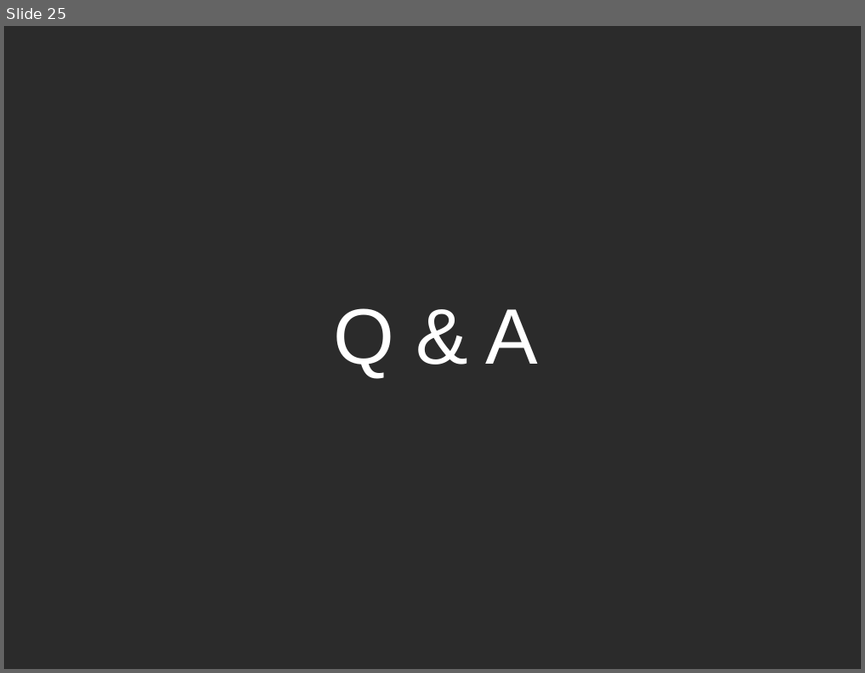
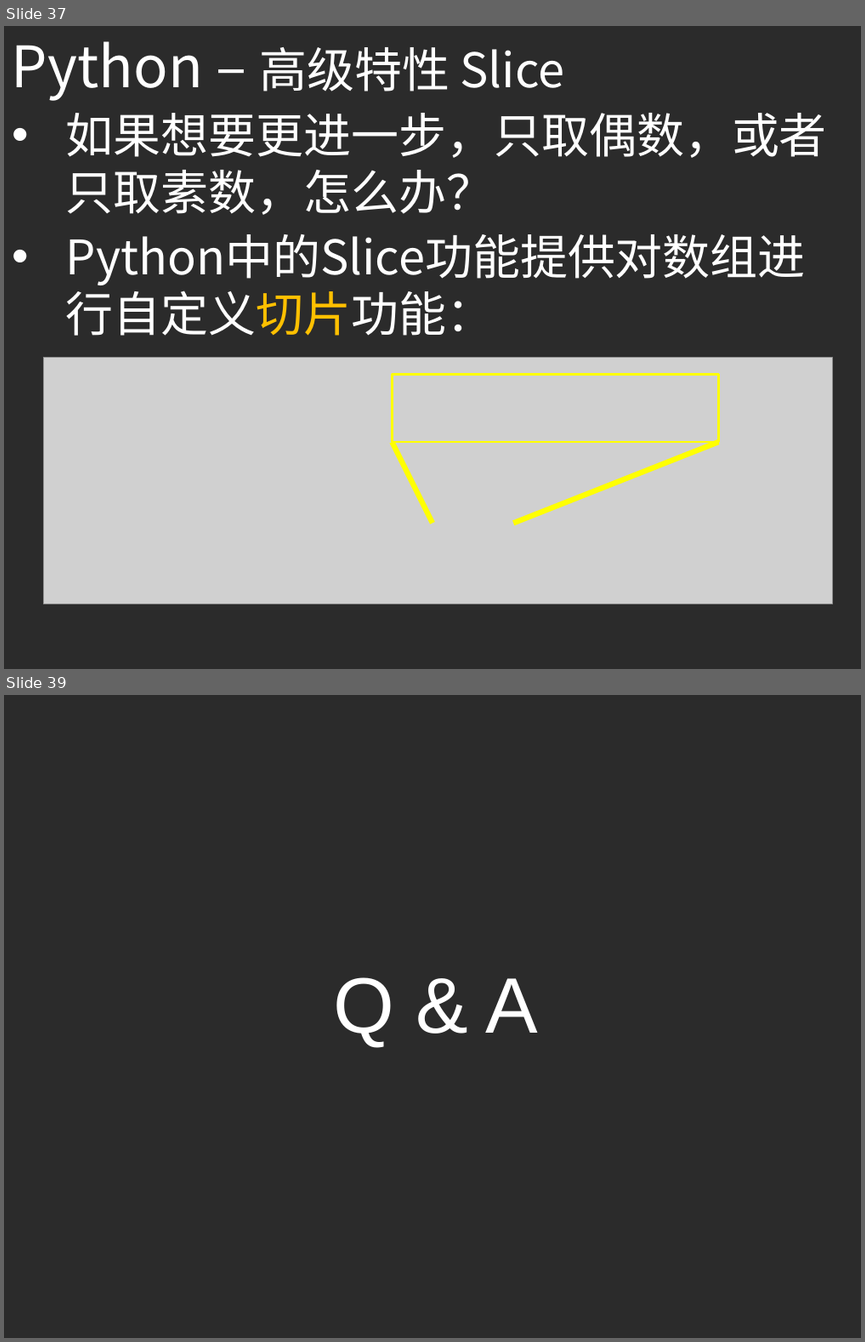
Before and after one commit to ouriris/ml-course, a slide deck: chapter.1/ppt/ML_CH1_Python_Basic.pptx. Shown one above the other, each under a label of ours: slide 25 before the commit, slides 37 and 39 after it; the slides between them are not shown. The pictures are 865x673 and 865x1342 pixels, drawn with LibreOffice and Linux fonts; fonts in the diff are those of the drawing; grey boxes stand for pictures; background and template pictures are left out; a plain dark background stands for a picture behind light text. Boxes give left, top, right and bottom in pixels: in the first picture for what was removed or moved away, otherwise in the second. Text is boxed around its words. In the diff, an @@ line names an element or a change of style, - is before the commit and + after.

Commit message:
Update Ch1 ppt, add python basic

```diff
--- a/chapter.1/ppt/ML_CH1_Python_Basic.pptx
+++ b/chapter.1/ppt/ML_CH1_Python_Basic.pptx
@@ slide 37 added at bbox=[4, 26, 861, 669], background picture (left out) @@
@@ text added at bbox=[12, 41, 565, 101], 40 pt, text #FFFFFF @@
+Python – 高级特性 Slice
@@ text added at bbox=[66, 113, 827, 215], 40 pt, text #FFFFFF @@
+• 如果想要更进一步，只取偶数，或者只取素数，怎么办？
+• Python中的Slice功能提供对数组进行自定义切片功能：
@@ picture added at bbox=[43, 357, 832, 603] @@
@@ rectangle added at bbox=[392, 374, 719, 442], outline #FFFF00 2 pt @@
@@ line added from (392, 442) to (432, 523), #FFFF00 4.5 pt @@
@@ line added from (719, 442) to (513, 523), #FFFF00 4.5 pt @@
@@ what was slide 25 is now slide 39 @@
```
Also in this commit, not shown: 13 other slides added.
